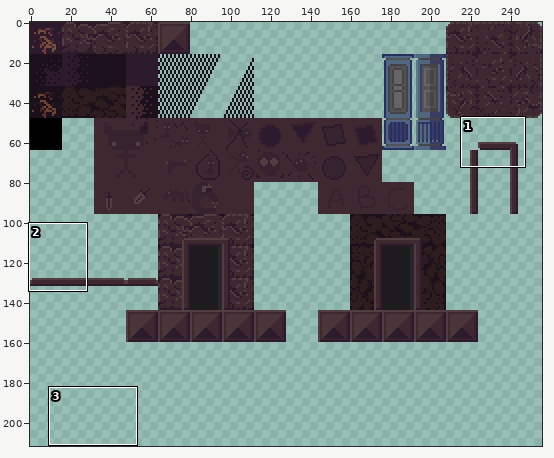
Sprite sheet -- assets/art/tileset/misc.png. The first picture is a wide view before the edit; the outline marks the close-up.
Close-up. Before:
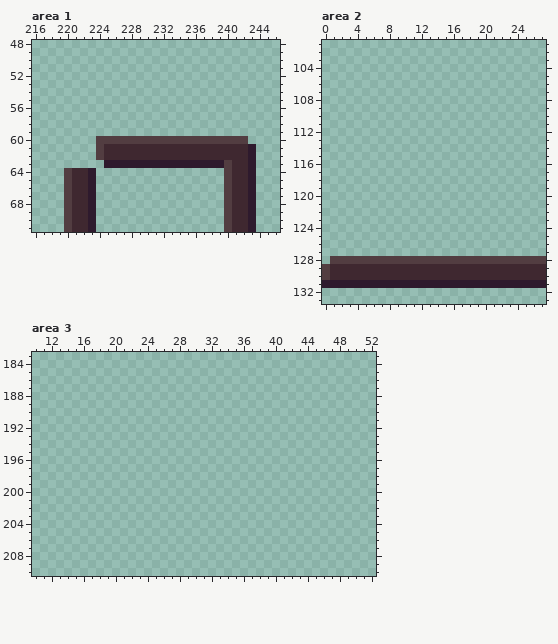
The file is 256x256 pixels. Colours within 5 levels of each other are drawn and written as one. Shown: area 1: x 216..246, y 48..71; area 2: x 0..27, y 101..133; area 3: x 10..52, y 183..210. The wide view leaves out empty margins.
Once edited:
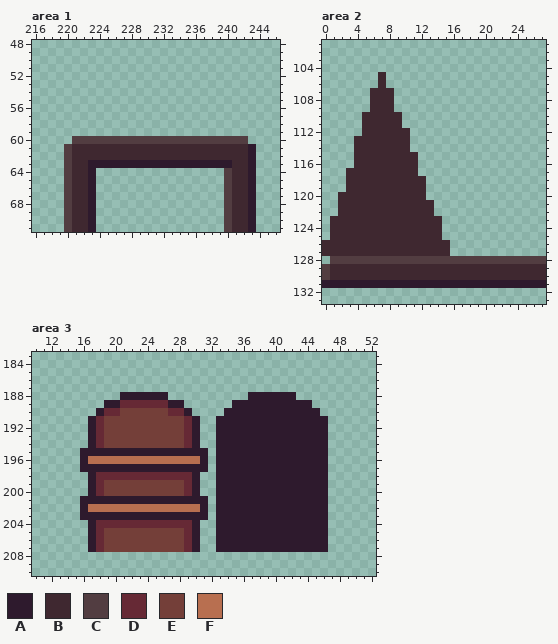
Palette (. is transparent): A #2e1a2d  B #3f2830  C #523d41  D #662935  E #743f39  F #b86f50
What changed:
Area 1:
There is now colour A in row 63 at x 223 to 224.
The edit turns colour C into colour A in row 63 at x 240.
There is now colour B in rows 61 to 62 at x 221 to 223; in row 63 at x 221 to 222.
The edit turns colour C into colour B in rows 61 to 62 at x 224.
There is now colour C in row 60 at x 221 to 223; in rows 61 to 63 at x 220.
Area 2:
There is now colour B in rows 105 to 106 at x 7; in rows 107 to 109 at x 6 to 8; in rows 110 to 111 at x 5 to 9; in row 112 at x 5 to 10; in rows 113 to 114 at x 4 to 10; in rows 115 to 116 at x 4 to 11.
There is now colour B in row 117 at x 3 to 11; in rows 118 to 119 at x 3 to 12; in row 120 at x 2 to 12; in rows 121 to 122 at x 2 to 13; in rows 123 to 125 at x 1 to 14; in rows 126 to 127 at x 0 to 15.
Area 3:
There is now colour A in row 188 at x 21 to 26 and 37 to 42; in row 189 at x 19 to 20, 27 to 28 and 35 to 44; in row 190 at x 18, 29 and 34 to 45; in rows 191 to 194 at x 17, 30 and 33 to 46; in row 195 at x 16 to 31 and 33 to 46; in row 196 at x 16, 31 and 33 to 46.
There is now colour A in row 197 at x 16 to 31 and 33 to 46; in rows 198 to 200 at x 17, 30 and 33 to 46; in row 201 at x 16 to 31 and 33 to 46; in row 202 at x 16, 31 and 33 to 46; in row 203 at x 16 to 31 and 33 to 46; in rows 204 to 207 at x 17, 30 and 33 to 46.
There is now colour D in row 189 at x 21 to 26; in row 190 at x 19 to 20 and 27 to 28; in rows 191 to 194 at x 18 and 29; in row 198 at x 18 to 29; in rows 199 to 200 at x 18 and 29; in row 204 at x 18 to 29.
There is now colour D in rows 205 to 207 at x 18 and 29.
There is now colour E in row 190 at x 21 to 26; in rows 191 to 194 at x 19 to 28; in rows 199 to 200 at x 19 to 28; in rows 205 to 207 at x 19 to 28.
There is now colour F in row 196 at x 17 to 30; in row 202 at x 17 to 30.
Where, in picture pixels (left, top, right, bottom), the same in both close-ups:
changed: (64, 136, 104, 168)
changed: (224, 160, 232, 168)
added: (322, 72, 450, 256)
added: (80, 392, 328, 552)
